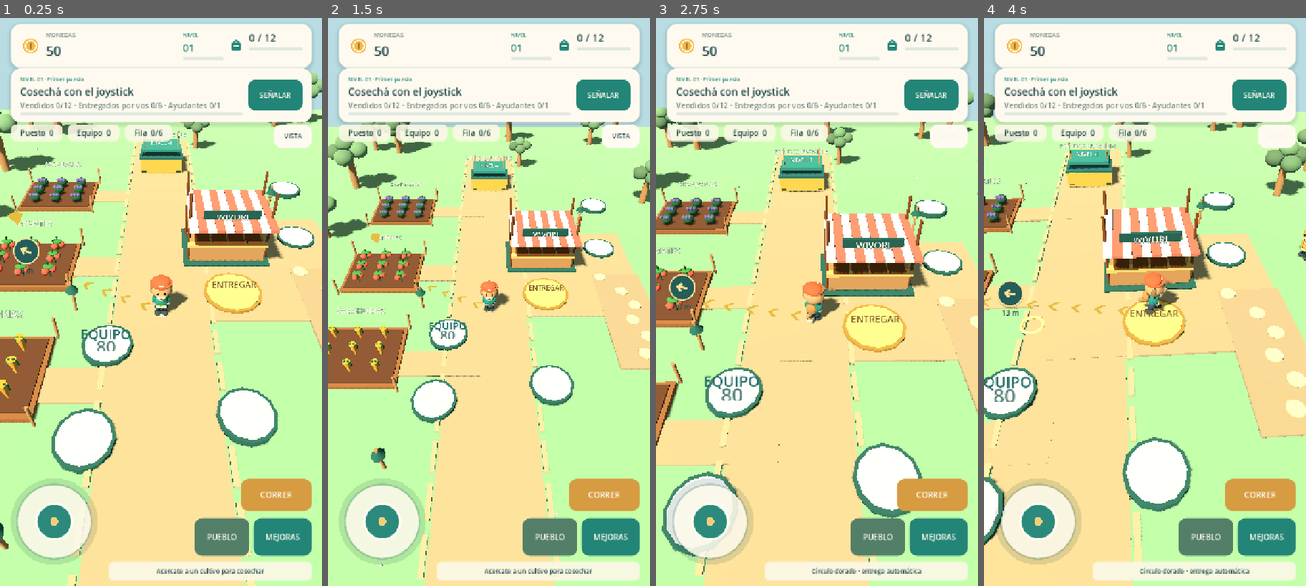
Above: before the commit, frames 1-4 (left to right).
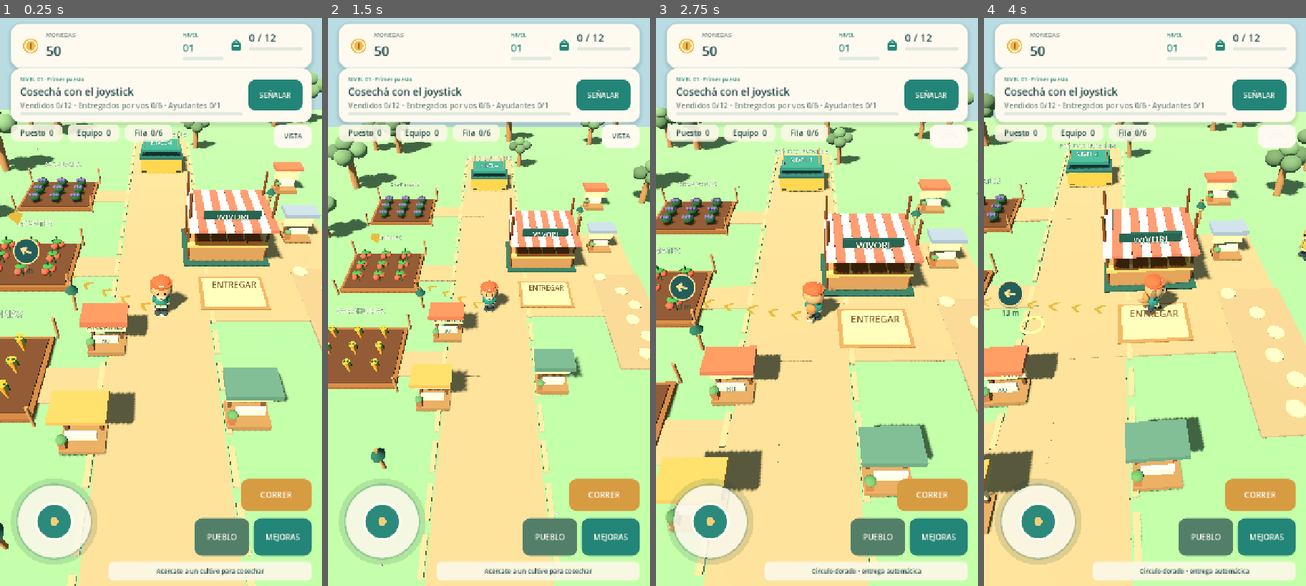
Above: after the commit, the same moments.

Repository: alejandropemamartinez-crypto/WivoriTrails
Game: Godot game, scene res://Main.tscn
The game is run twice, just before and just after one commit, with the same random seed, the same clock (stepped at 60 frames per second) and the same inputs.
Inputs (mouse positions are in pixels of both pictures, inside the frame that each line leads up to):
- Up to frame 1 (0.25 s): no input
- Up to frame 2 (1.5 s): click "SEÑALAR" at 0.5 s; click "VISTA" at 1.25 s
- Up to frame 3 (2.75 s): tap Enter at 2 s; drag from (710, 523) to (849, 171) at 2.02 s
- Up to frame 4 (4 s): drag from (1080, 330) to (1128, 415) at 2.77 s; move the mouse to (1177, 171) at 3.52 s; hold D from 3.53 s (still down)

The runs differ from the first frame. In frame 1, 9.5% of the frame differs, in the area x 14-100%, y 25-81%; in frame 2, 5.4%; in frame 3, 11%, in the area x 0-97%, y 28-95%; in frame 4, 9.9%.

Commit message:
Replace upgrade circles with detailed market stalls and wooden signs

Diff:
--- a/scripts/world.gd
+++ b/scripts/world.gd
@@ -162,8 +162,8 @@
 		for f in range(6):
 			shape(rack,"sphere",c+Vector3((float(f%3)-1.0)*.22,.25+float(f/3)*.18,0),Vector3(.24,.23,.25),[RED,Color("#f3b843"),Color("#8bc963"),Color("#ac71b5")][i])
 	# Delivery pad is an explicit, visible interaction area.
-	shape(self,"cylinder",Vector3(4,.12,2.5),Vector3(3.3,.13,3.3),Color("#b18d47"))
-	shape(self,"cylinder",Vector3(4,.20,2.5),Vector3(2.95,.08,2.95),Color("#f5d57f"))
+	shape(self,"box",Vector3(4,.10,2.5),Vector3(3.7,.12,2.7),Color("#b28b5d"),"Terraza de entregas")
+	shape(self,"box",Vector3(4,.18,2.5),Vector3(3.30,.08,2.34),Color("#e5cfa0"),"Alfombra de entregas")
 	var stock_sign := make_label(self,"ENTREGAR",Vector3(4,.75,2.5),48)
 	stock_sign.modulate=Color("#72552d"); stock_sign.outline_size=0; stock_sign.pixel_size=.010
 	# Coin chest and market decorations.
@@ -277,26 +277,45 @@
 		shape(p,"sphere",Vector3(cos(theta),2.5,sin(theta)),Vector3(.3,.33,.3),RED)
 
 func build_upgrade_pads() -> void:
+	# Real little upgrade stalls instead of flat neon circles. Kept in the
+	# original locations so progression, navigation and save files still work.
 	var locations := {"helper":Vector3(-2.6,0,6.3),"bag":Vector3(-3,0,11),"speed":Vector3(3.5,0,10),
 		"checkout":Vector3(9,0,-3),"expand":Vector3(10,0,-10),"pier":Vector3(16,0,12),"lock":Vector3(7,0,-6.5),"alarm":Vector3(12,0,9.8),"guard":Vector3(7.5,0,11)}
-	var names := {"helper":"EQUIPO","bag":"MOCHILA","speed":"TURBO","checkout":"CAJA","expand":"HUERTO","pier":"MUELLE","lock":"CERROJO","alarm":"ALARMA","guard":"GUARDIA"}
+	var names := {"helper":"AYUDANTES","bag":"MOCHILA","speed":"TURBO","checkout":"CAJA",
+		"expand":"HUERTO","pier":"MUELLE","lock":"CERROJO","alarm":"ALARMA","guard":"GUARDIA"}
+	var roof_colors := [Color("#ca795d"),Color("#dba764"),Color("#638f83"),Color("#97a7c1")]
+	var index := 0
 	for kind in locations:
-		var pad := Node3D.new(); pad.position=locations[kind]; pad.name="Mejora " + kind; add_child(pad)
-		shape(pad,"cylinder",Vector3(0,.10,0),Vector3(2.5,.18,2.5),Color("#356a62"))
-		var face := shape(pad,"cylinder",Vector3(0,.22,0),Vector3(2.22,.08,2.22),Color("#e9eddf"))
-		var sign := make_label(pad,names[kind],Vector3(0,.95,0),52)
-		sign.modulate=Color("#285d59"); sign.outline_size=0; sign.pixel_size=.012
-		var price := make_label(pad,"",Vector3(0,.47,.35),68)
-		price.outline_size=0; price.pixel_size=.012
-		upgrade_pads[kind]={"node":pad,"face":face,"label":sign,"price":price,"short":names[kind]}
+		var stall := Node3D.new()
+		stall.position=locations[kind]
+		stall.name="Puesto de mejora " + kind
+		add_child(stall)
+		# Wooden plinth, roof, side timber and little flower pot: no circular floor pads.
+		shape(stall,"box",Vector3(0,.16,0),Vector3(1.75,.24,1.15),Color("#ac865d"),"Tarima")
+		for x in [-.69,.69]:
+			shape(stall,"box",Vector3(x,1.06,-.35),Vector3(.15,1.80,.16),Color("#835d42"))
+		shape(stall,"box",Vector3(0,1.89,-.35),Vector3(2.13,.25,1.29),roof_colors[index%4],"Tejadillo")
+		shape(stall,"box",Vector3(0,1.32,-.23),Vector3(1.86,.76,.16),Color("#fcdfb0"),"Cartel")
+		var face: MeshInstance3D=shape(stall,"box",Vector3(0,.79,.18),Vector3(1.18,.48,.14),Color("#92b0a2"),"Panel de precio")
+		shape(stall,"box",Vector3(-.70,.46,.34),Vector3(.28,.52,.32),Color("#b77955"))
+		shape(stall,"sphere",Vector3(-.70,.80,.34),Vector3(.44,.31,.41),Color("#679b6a"))
+		var sign:=make_label(stall,names[kind],Vector3(0,1.32,-.13),36)
+		sign.modulate=Color("#304b45"); sign.outline_size=0; sign.pixel_size=.008
+		var price:=make_label(stall,"",Vector3(0,.82,.29),38)
+		price.modulate=Color("#36574f"); price.outline_size=0; price.pixel_size=.009
+		upgrade_pads[kind]={"node":stall,"face":face,"label":sign,"price":price,"short":names[kind]}
+		index+=1
 	for kind in ["expand","pier"]:
-		var site := Node3D.new(); add_child(site)
-		var center := Vector3(14,0,-13) if kind=="expand" else Vector3(19,0,15)
-		shape(site,"box",center+Vector3(0,.03,0),Vector3(9,.12,7),Color("#a3c4a0") if kind=="expand" else Color("#a4c9c2"))
-		for x in [-4.5,4.5]:
-			for z in [-3.5,3.5]:
-				shape(site,"cylinder",center+Vector3(x,.5,z),Vector3(.15,1,.15),CREAM)
-		make_label(site,"PRÓXIMO: HUERTO" if kind=="expand" else "PRÓXIMO: EXPORTACIÓN",center+Vector3(0,1.5,-2),30)
+		var site:=Node3D.new()
+		site.name="Valla de futura expansión "+kind
+		add_child(site)
+		var center:=Vector3(14,0,-13) if kind=="expand" else Vector3(19,0,15)
+		for x in [-3.8,3.8]:
+			for z in [-2.9,2.9]:
+				shape(site,"box",center+Vector3(x,.55,z),Vector3(.13,1.1,.13),WOOD)
+		for z in [-2.9,2.9]:
+			shape(site,"box",center+Vector3(0,.69,z),Vector3(7.8,.12,.12),CREAM)
+		make_label(site,"PRÓXIMO: HUERTO" if kind=="expand" else "PRÓXIMO: MUELLE",center+Vector3(0,1.65,-2.4),27)
 		locked_sites[kind]=site
 
 func update_upgrade_pads(upgrades: Dictionary, coins: int, recommended: String) -> void:
@@ -472,9 +491,9 @@
 	if absf(at.x)<2.5 and absf(at.z)<21.5:height=.08
 	if Rect2(-1.45,-5.4,12.5,10).has_point(point):height=.105
 	if Rect2(7.75,.3,3.5,8.6).has_point(point):height=.115
-	if point.distance_to(Vector2(4,2.5))<1.48:height=.28
+	if point.distance_to(Vector2(4,2.5))<1.48:height=.19
 	for pad in upgrade_pads.values():
-		if pad["node"].visible and point.distance_to(Vector2(pad["node"].position.x,pad["node"].position.z))<1.11:height=maxf(height,.30)
+		if pad["node"].visible and point.distance_to(Vector2(pad["node"].position.x,pad["node"].position.z))<.78:height=maxf(height,.16)
 	for bed in farm_root.get_children():
 		if absf(at.x-bed.position.x)<2.75 and absf(at.z-bed.position.z)<2.2:height=maxf(height,.335)
 	return height
